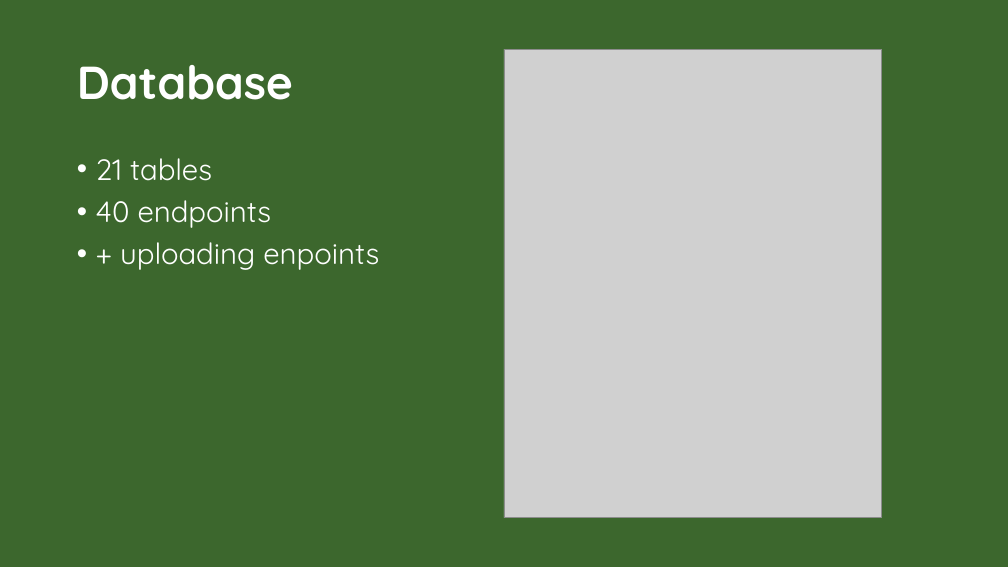
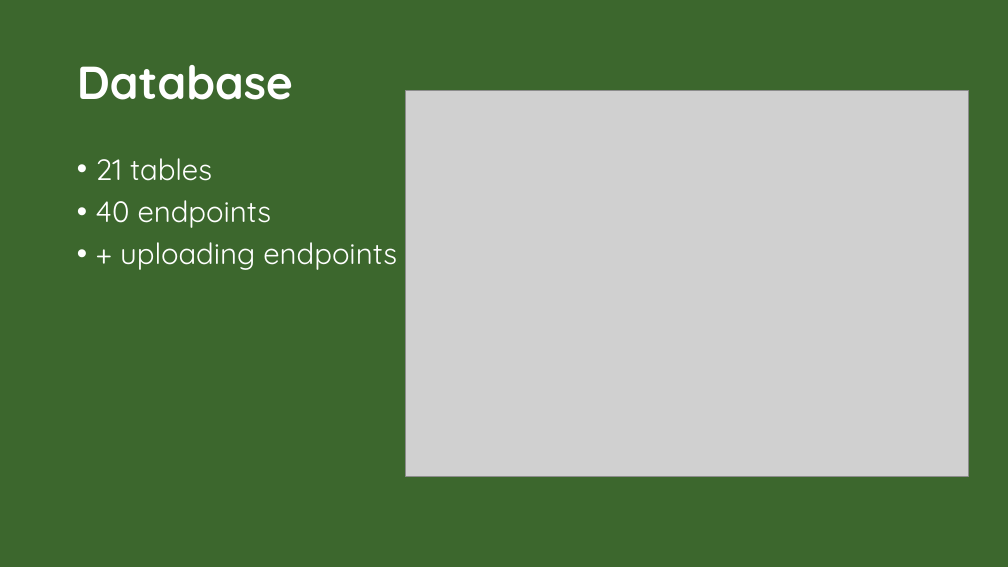
Before and after one commit to oskarpetr/speckles, a slide deck: slide 4 of Presentation.pptx. Drawn at 1008x567 pixels with LibreOffice and Linux fonts; fonts in the diff are those of the drawing; grey boxes stand for pictures. Boxes give left, top, right and bottom in pixels: in the first picture for what was removed or moved away, otherwise in the second. Text is boxed around its words. In the diff, an @@ line names an element or a change of style, - is before the commit and + after.

Commit message:
Updated README.md and Presentation.pptx

```diff
--- a/Presentation.pptx
+++ b/Presentation.pptx
@@ picture: place and size @@
-picture at (504,49,882,518)
+picture at (406,90,969,476)
@@ text at (120,242,397,270): text changed @@
-• + uploading enpoints
+• + uploading endpoints
```
Also in this commit, not shown: 7 other files.
